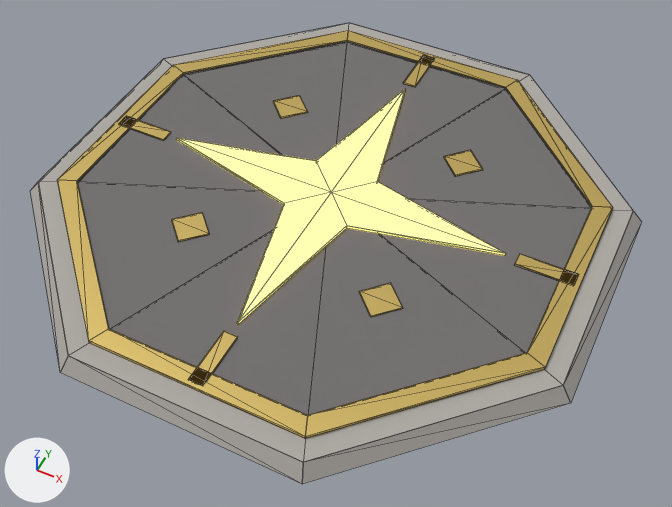
The Blender file BaseFramework 3D/Asset/Models/Gimmick/CheckPoint/CheckPoint.blend, before and after one commit.
The view is the same before and after, from a 50 mm lens placed at (1.05, -2.07, 2.35), pointed at (0.08, -0.12, -0.09). Every picture has the same lights, and +X, +Y and +Z are marked at lower left. The picture after the commit comes second. Mesh edges are drawn as thin lines.

The first picture shows 'Checkpoint'.
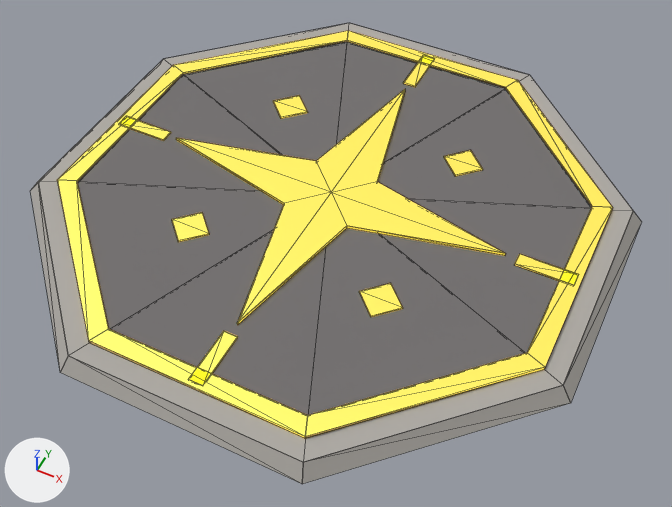
Where the change shows, as pixel boxes (x1, y1, x2, y2) in the pictures (672 x 507 px):
part 1 of me_checkpoint, recoloured
    both: (58, 31, 613, 438)
part 2 of me_checkpoint, recoloured
    both: (176, 89, 506, 324)

The edits, one by one:
Material 'Emission' (mat_emission) is new.
Its base color is (0.784, 0.578, 0.181) (yellow #e5c876).
Its metallic is 0.85.
Its emission color is (0.689, 0.492, 0.0187) (yellow #d8ba25).
Its emission strength is 1.0.
me_checkpoint has 600 vertices, 200 faces and spans x -1.0..1.0, y -1.0..1.0, z 0.0..0.07.
me_checkpoint is used by ob_checkpoint; location (0.0, 0.0, 0.0).
me_checkpoint part 1: 112 of the faces centred in x -0.9..0.9, y -0.9..0.9, z 0.06 switch from mat_gold_trim (yellow #e5c876) to mat_emission (yellow #e5c876, glowing yellow #d8ba25).
me_checkpoint part 2: all 24 faces that had it switch from mat_glow_gold (yellow #f9e189, glowing yellow #ffdd7c) to mat_emission (yellow #e5c876, glowing yellow #d8ba25).
